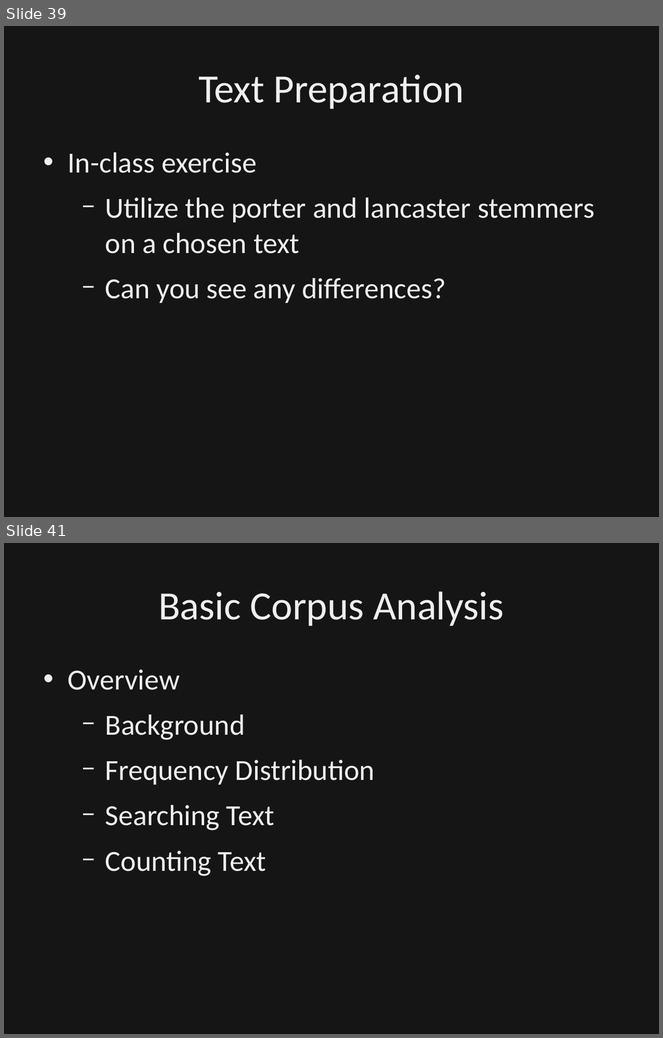
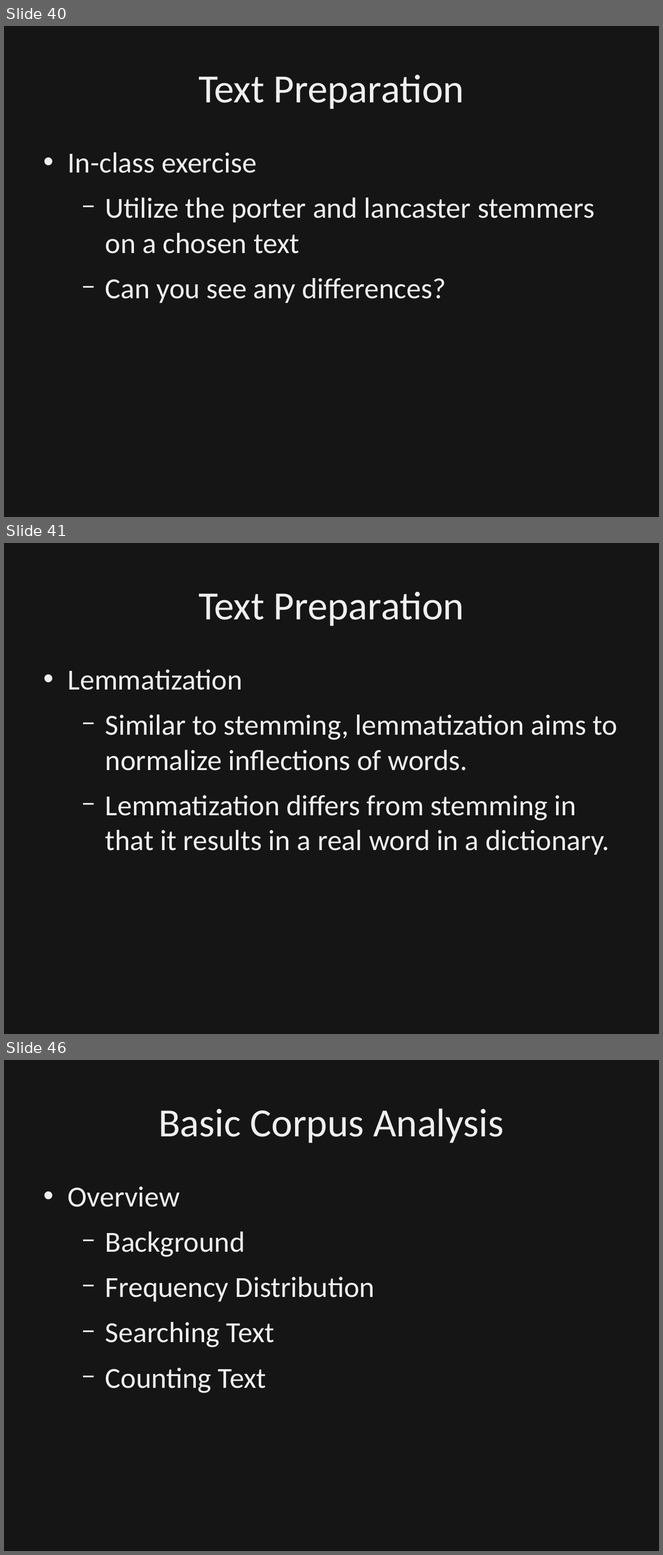
Before and after one commit to dbowmans46/PracticalProgramming, a slide deck: Session 7 - Python/Instructional Material/Session 7 - Python Brief Intro to NLP.odp. Shown one above the other, each under a label of ours: slides 39 and 41 before the commit, slides 40, 41 and 46 after it; the slides between them are not shown. The pictures are 663x1038 and 663x1555 pixels, drawn with LibreOffice and Linux fonts; fonts in the diff are those of the drawing; background and template pictures are left out; a plain dark background stands for a picture behind light text. Boxes give left, top, right and bottom in pixels: in the first picture for what was removed or moved away, otherwise in the second. Text is boxed around its words. In the diff, an @@ line names an element or a change of style, - is before the commit and + after.

Commit message:
Added slides and code for lemmatization.  Added references.  Clarified stemming slides, and added stemming example code.

```diff
--- a/Session 7 - Python/Instructional Material/Session 7 - Python Brief Intro to NLP.odp
+++ b/Session 7 - Python/Instructional Material/Session 7 - Python Brief Intro to NLP.odp
@@ slide 41 added at box(4, 543, 659, 1034), background picture (left out) @@
@@ rectangle added at box(4, 543, 659, 1034), fill #000000 at 50% opacity, outline #000000 0 pt @@
@@ title added at box(198, 591, 465, 626), 44 pt, text #EFEFEF @@
+Text Preparation
@@ text added at box(68, 669, 618, 855), 32 pt, text #EFEFEF @@
+• Lemmatization
+  − Similar to stemming, lemmatization aims to normalize inflections of words.
+  − Lemmatization differs from stemming in that it results in a real word in a dictionary.
@@ what was slide 39 is now slide 40 @@
@@ what was slide 41 is now slide 46 @@
```
Also in this commit, not shown: 6 slides changed, 4 other slides added, 1 other file.
